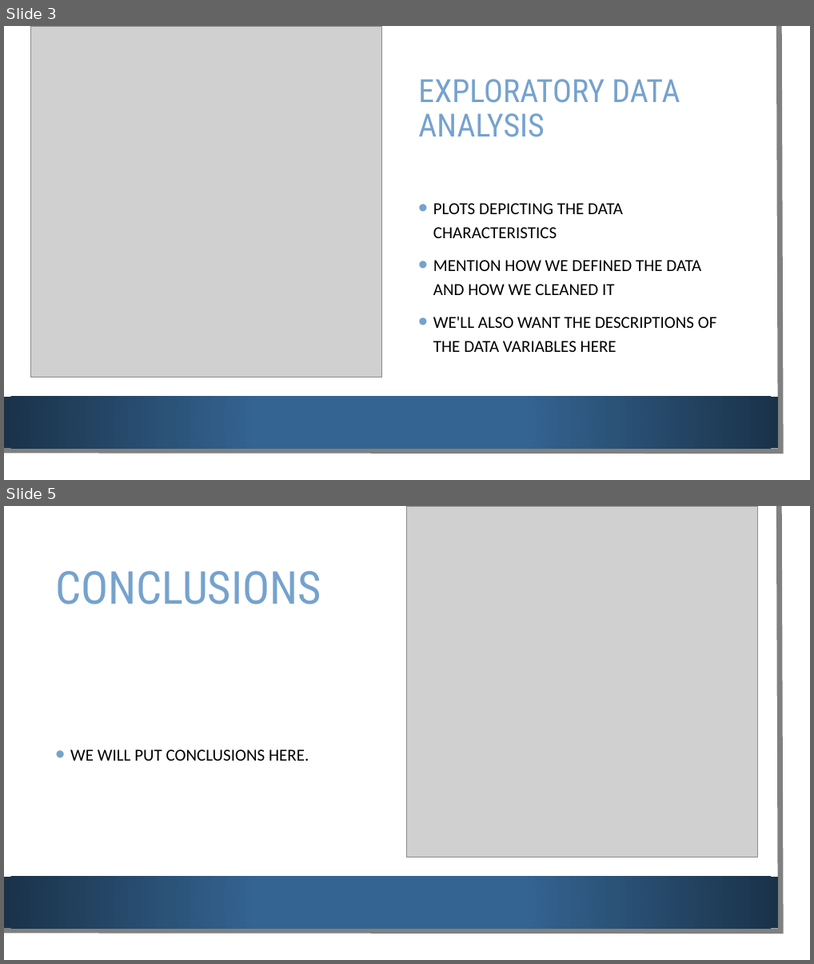
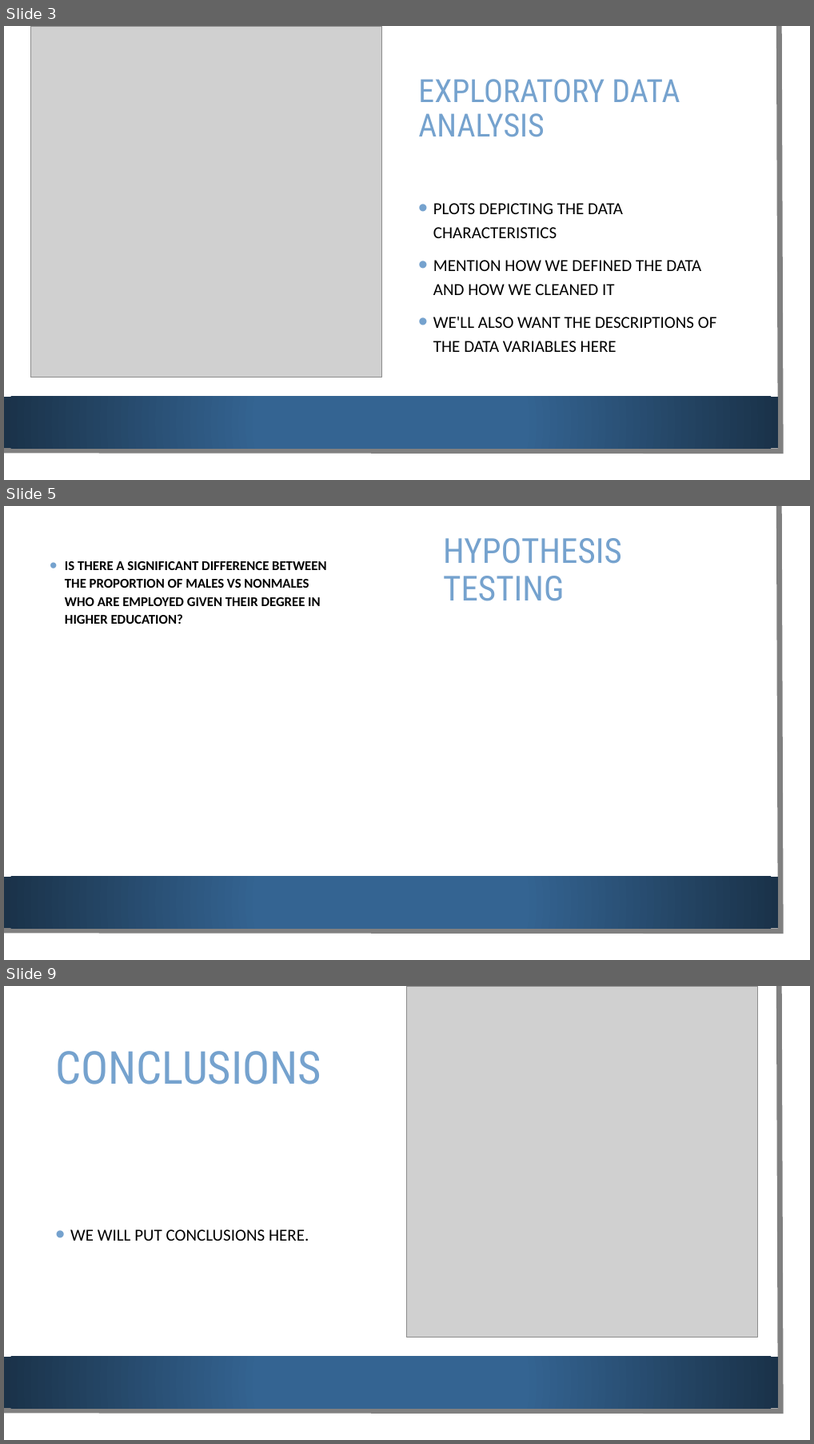
Before and after one commit to NemaPuthanveetil/DATS6101-Team-Global-Project, a slide deck: Presentation for Data Science 101.pptx. Shown one above the other, each under a label of ours: slides 3 and 5 before the commit, slides 3, 5 and 9 after it; the slides between them are not shown. The pictures are 814x964 and 814x1444 pixels, drawn with LibreOffice and Linux fonts; fonts in the diff are those of the drawing; grey boxes stand for pictures; background and template pictures are left out. Boxes give left, top, right and bottom in pixels: in the first picture for what was removed or moved away, otherwise in the second. Text is boxed around its words. In the diff, an @@ line names an element or a change of style, - is before the commit and + after.

```diff
--- a/Presentation for Data Science 101.pptx
+++ b/Presentation for Data Science 101.pptx
@@ slide 5 added at <box>4,506,810,960</box>, background picture (left out); not listed: 3 template elements that a slide beside it also shows @@
@@ title added at <box>443,538,622,601</box>, 41 pt, text #75A2CE @@
+HYPOTHESIS TESTING
@@ text added at <box>65,561,326,624</box>, 16 pt, text #000000, bold @@
+• IS THERE A SIGNIFICANT DIFFERENCE BETWEEN THE PROPORTION OF MALES VS NONMALES WHO ARE EMPLOYED GIVEN THEIR DEGREE IN HIGHER EDUCATION?
@@ what was slide 5 is now slide 9 @@
```
Also in this commit, not shown: 5 other slides added, 2 slides removed.
